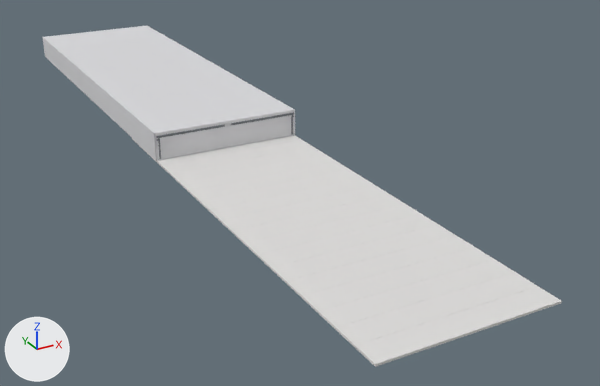
An edit to the glTF model assets/models/range_shell.glb, drawn before and after from the same camera.
Before and after are seen from a camera (50 mm lens) standing at (-49.8, -120.1, 46.4) and looking at (10.3, -10.7, -8.2). Every picture has the same lights, and +X, +Y and +Z are marked at lower left. The older version comes first. Where no turn or scale is listed for an object, it has been applied to the vertices. Vertices at exactly the same position are counted once.

Objects in the first picture: 'RangeShell_concrete_floor', 'RangeShell_concrete_wall', 'RangeShell_painted_metal'.
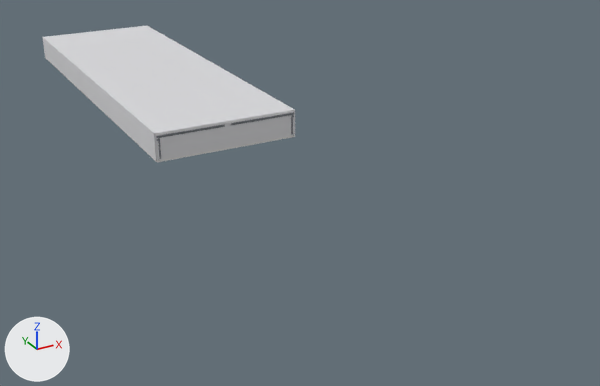
The change, as a list of edits to the scene's bpy script:
```text
Change me_cube:
    used by ob_rangeshell_concrete_floor; location = (0.0, 0.0, 0.0)
    remove me_cube.from_pydata(...)  # 1144 vertices, 2204 faces; spans x -12.0..12.0, y -66.0..30.0, z -0.3..0.0
    add me_cube.from_pydata(...)  # 1144 vertices, 2204 faces; spans x -12.0..12.0, y -6.0..66.0, z -0.3..0.0
    me_cube part 1: the loose piece of 56 vertices spanning x -11.9..11.9, y 2.4..6.0, z -0.3..0.0 is moved by (0.0, -8.4, 0.0)
    me_cube part 2: the loose piece of 56 vertices spanning x -11.9..11.9, y -8.4..-4.8, z -0.3..0.0 is moved by (0.0, 13.2, 0.0)
    me_cube part 3: the loose piece of 56 vertices spanning x -11.9..11.9, y -12.0..-8.4, z -0.3..0.0 is moved by (0.0, 20.4, 0.0)
    me_cube part 4: the loose piece of 56 vertices spanning x -11.9..11.9, y -15.6..-12.0, z -0.3..0.0 is moved by (0.0, 27.6, 0.0)
    me_cube part 5: the loose piece of 56 vertices spanning x -11.9..11.9, y -19.2..-15.6, z -0.3..0.0 is moved by (0.0, 34.8, 0.0)
    me_cube part 6: the loose piece of 56 vertices spanning x -11.9..11.9, y -22.8..-19.2, z -0.3..0.0 is moved by (0.0, 42.0, 0.0)
    me_cube part 7: the loose piece of 56 vertices spanning x -11.9..11.9, y -26.4..-22.8, z -0.3..0.0 is moved by (0.0, 49.2, 0.0)
    me_cube part 8: the loose piece of 56 vertices spanning x -11.9..11.9, y -30.0..-26.4, z -0.3..0.0 is moved by (0.0, 56.4, 0.0)
    me_cube part 9: the loose piece of 56 vertices spanning x -11.9..11.9, y -33.6..-30.0, z -0.3..0.0 is moved by (0.0, 63.6, 0.0)
    me_cube part 10: the loose piece of 56 vertices spanning x -11.9..11.9, y -37.2..-33.6, z -0.3..0.0 is moved by (0.0, 70.8, 0.0)
    me_cube part 11: the loose piece of 56 vertices spanning x -11.9..11.9, y -40.8..-37.2, z -0.3..0.0 is moved by (0.0, 78.0, 0.0)
    me_cube part 12: the loose piece of 56 vertices spanning x -11.9..11.9, y -44.4..-40.8, z -0.3..0.0 is moved by (0.0, 85.2, 0.0)
    me_cube part 13: the loose piece of 56 vertices spanning x -11.9..11.9, y -48.0..-44.4, z -0.3..0.0 is moved by (0.0, 92.4, 0.0)
    me_cube part 14: the loose piece of 56 vertices spanning x -11.9..11.9, y -51.6..-48.0, z -0.3..0.0 is moved by (0.0, 99.6, 0.0)
    me_cube part 15: the loose piece of 56 vertices spanning x -11.9..11.9, y -55.2..-51.6, z -0.3..0.0 is moved by (0.0, 106.8, 0.0)
    me_cube part 16: the loose piece of 56 vertices spanning x -11.9..11.9, y -58.8..-55.2, z -0.3..0.0 is moved by (0.0, 114.0, 0.0)
    me_cube part 17: the loose piece of 56 vertices spanning x -11.9..11.9, y -62.4..-58.8, z -0.3..0.0 is moved by (0.0, 121.2, 0.0)
    me_cube part 18: the loose piece of 56 vertices spanning x -11.9..11.9, y -66.0..-62.4, z -0.3..0.0 is moved by (0.0, 128.4, 0.0)
    other edits to the shape of me_cube do not show in these pictures
```

Pixel boxes [x1, y1, x2, y2] of what changed, in the pictures (600 x 386 px; the box of a moved part takes in the faces that stretch with it):
'RangeShell_concrete_floor', reshaped (47% narrower, 61% shorter)
    before: [90, 99, 562, 367]
    after: [45, 57, 295, 162]
part 1 of me_cube, moved or reshaped (not visible before)
    after: [149, 135, 295, 162]
part 2 of me_cube, moved or reshaped (not visible afterwards)
    before: [154, 135, 302, 168]
part 3 of me_cube, moved or reshaped (not visible afterwards)
    before: [163, 140, 313, 175]
part 4 of me_cube, moved or reshaped (not visible afterwards)
    before: [171, 147, 324, 184]
part 5 of me_cube, moved or reshaped (not visible afterwards)
    before: [180, 154, 336, 193]
part 6 of me_cube, moved or reshaped (not visible afterwards)
    before: [190, 161, 348, 202]
part 7 of me_cube, moved or reshaped (not visible afterwards)
    before: [200, 169, 361, 212]
part 8 of me_cube, moved or reshaped (not visible afterwards)
    before: [210, 177, 375, 222]
part 9 of me_cube, moved or reshaped (not visible afterwards)
    before: [221, 185, 389, 233]
part 10 of me_cube, moved or reshaped (not visible afterwards)
    before: [233, 194, 405, 244]
part 11 of me_cube, moved or reshaped (not visible afterwards)
    before: [245, 204, 421, 257]
part 12 of me_cube, moved or reshaped (not visible afterwards)
    before: [258, 214, 437, 270]
part 13 of me_cube, moved or reshaped (not visible afterwards)
    before: [272, 224, 455, 283]
part 14 of me_cube, moved or reshaped (not visible afterwards)
    before: [286, 235, 474, 298]
part 15 of me_cube, moved or reshaped (not visible afterwards)
    before: [302, 247, 494, 313]
part 16 of me_cube, moved or reshaped (not visible afterwards)
    before: [318, 259, 515, 330]
part 17 of me_cube, moved or reshaped (not visible afterwards)
    before: [336, 272, 537, 347]
part 18 of me_cube, moved or reshaped (not visible afterwards)
    before: [355, 286, 562, 367]
